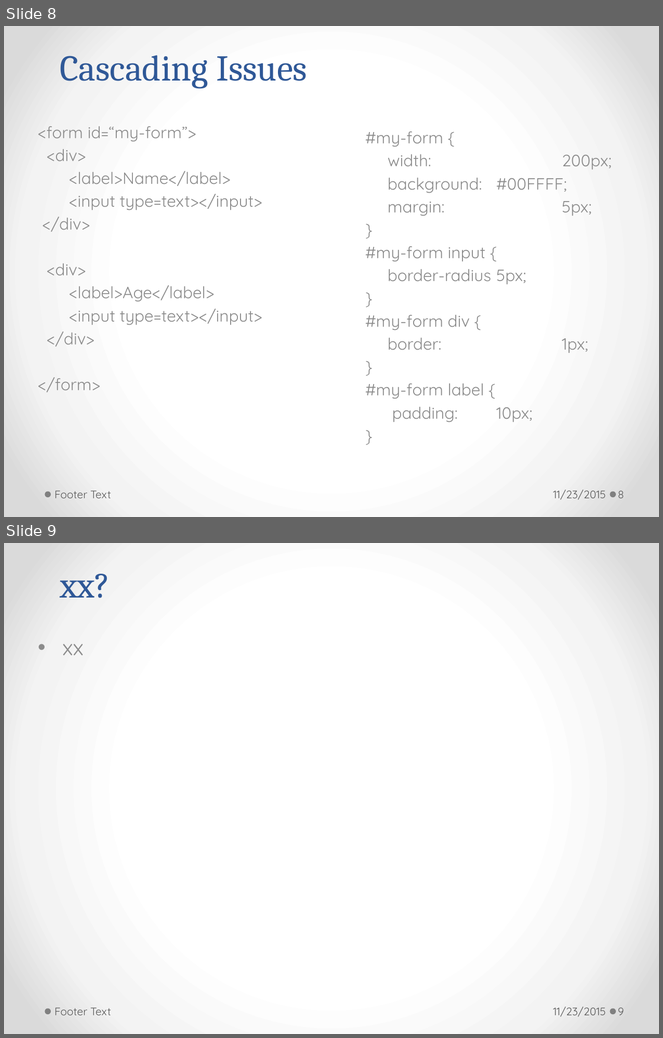
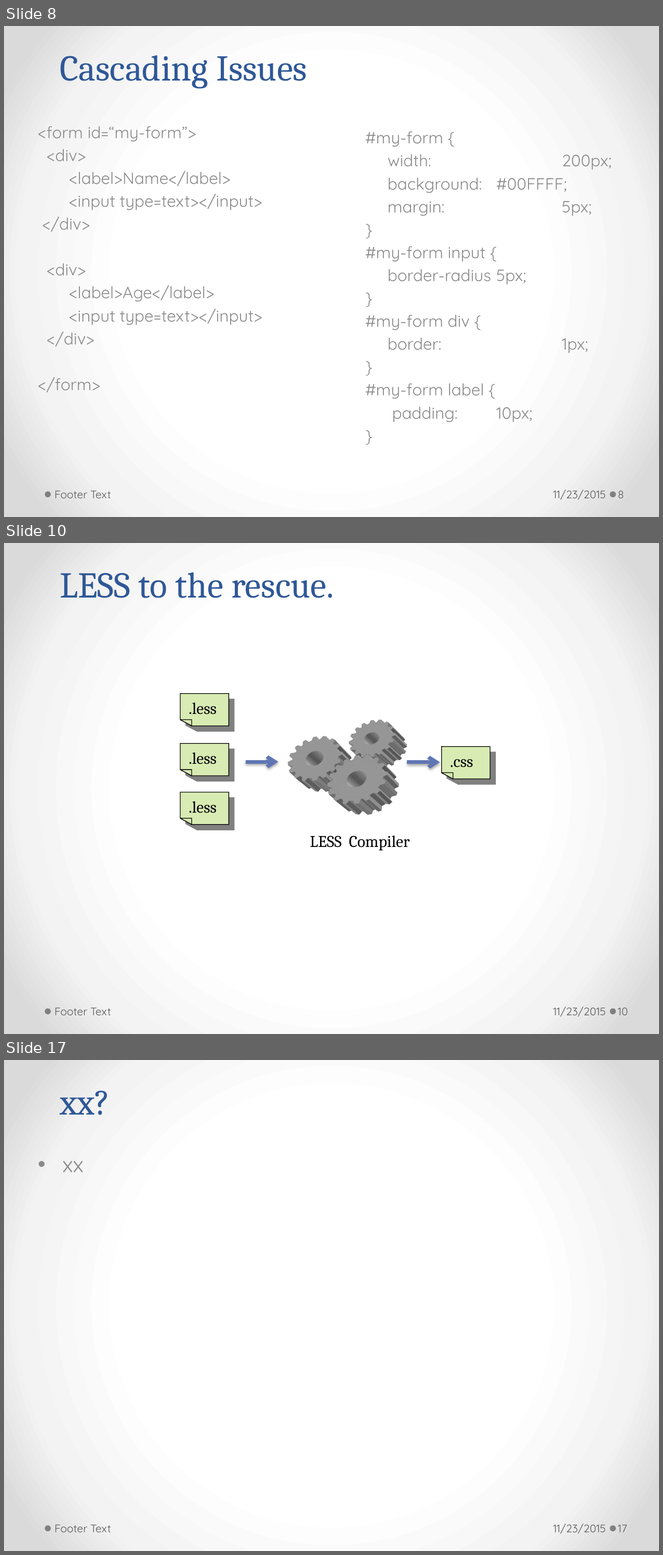
Before and after one commit to h-t-tran/work, a slide deck: brownbag/less/tech-presentation-less.pptx. Shown one above the other, each under a label of ours: slides 8 and 9 before the commit, slides 8, 10 and 17 after it; the slides between them are not shown. The pictures are 663x1038 and 663x1555 pixels, drawn with LibreOffice and Linux fonts; fonts in the diff are those of the drawing. Boxes give left, top, right and bottom in pixels: in the first picture for what was removed or moved away, otherwise in the second. Text is boxed around its words. In the diff, an @@ line names an element or a change of style, - is before the commit and + after.

Commit message:
less checkins

```diff
--- a/brownbag/less/tech-presentation-less.pptx
+++ b/brownbag/less/tech-presentation-less.pptx
@@ slide 10 added at bbox=[4, 543, 659, 1034], background gradient #FFFFFF to #F4F4F4 to #DADADA; not listed: 2 template elements that a slide beside it also shows @@
@@ title added at bbox=[60, 572, 334, 598], 40 pt, text #2F5897 @@
+LESS to the rescue.
@@ freeform shape added at bbox=[180, 694, 229, 726], fill #D8EBB3, outline #000000 0.75 pt, 18 pt, text #000000 @@
+.less
@@ freeform shape added at bbox=[347, 718, 397, 758], fill #C0C0C0 @@
@@ freeform shape added at bbox=[180, 744, 229, 775], fill #D8EBB3, outline #000000 0.75 pt, 18 pt, text #000000 @@
+.less
@@ freeform shape added at bbox=[284, 735, 344, 783], fill #C0C0C0 @@
@@ freeform shape added at bbox=[324, 753, 390, 806], fill #C0C0C0 @@
@@ freeform shape added at bbox=[442, 747, 490, 779], fill #D8EBB3, outline #000000 0.75 pt, 18 pt, text #000000 @@
+.css
@@ arrow added from (246, 762) to (279, 762), #6076B4 4 pt @@
@@ arrow added from (407, 762) to (440, 762), #6076B4 4 pt @@
@@ freeform shape added at bbox=[180, 792, 229, 824], fill #D8EBB3, outline #000000 0.75 pt, 18 pt, text #000000 @@
+.less
@@ text added at bbox=[310, 836, 410, 851], 18 pt, text #000000 @@
+LESS Compiler
@@ text added at bbox=[54, 1008, 111, 1016], 12 pt, text #595959 @@
+Footer Text
@@ text added at bbox=[553, 1007, 606, 1017], 12 pt, text #595959 @@
+11/23/2015
@@ page number added at bbox=[618, 1008, 628, 1016], 12 pt, text #595959 @@
+10
@@ what was slide 9 is now slide 17 @@
@@ page number at bbox=[618, 1525, 627, 1533]: text changed @@
-9
+17
```
Also in this commit, not shown: 1 slide changed, 7 other slides added, 14 other files.
